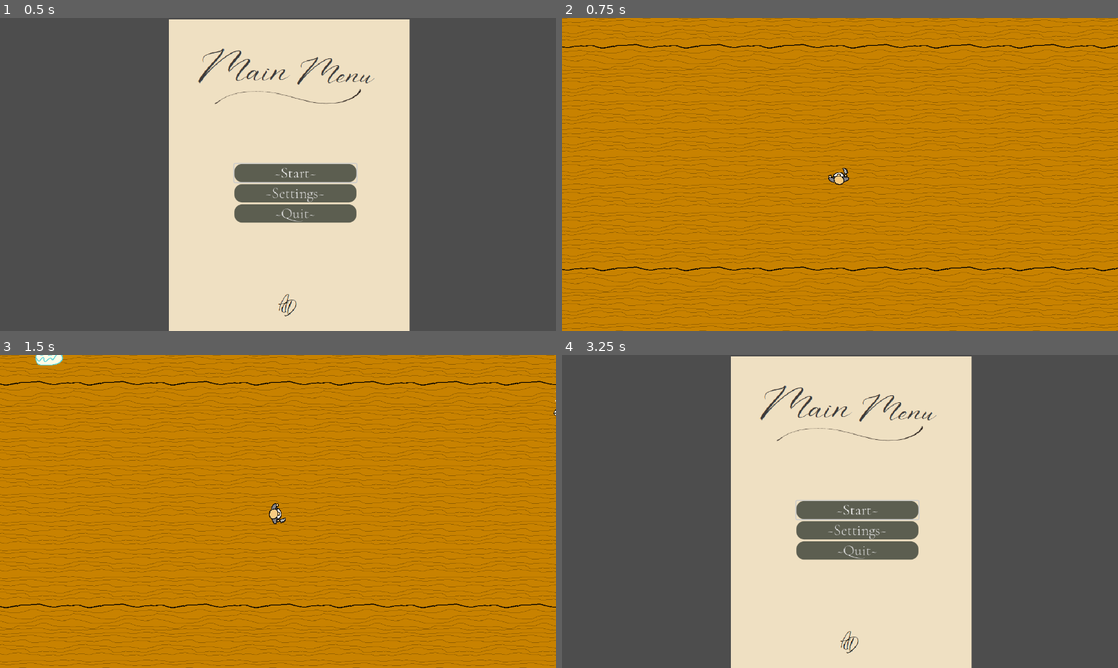
Above: before the commit, frames 1-4 (two rows, left to right).
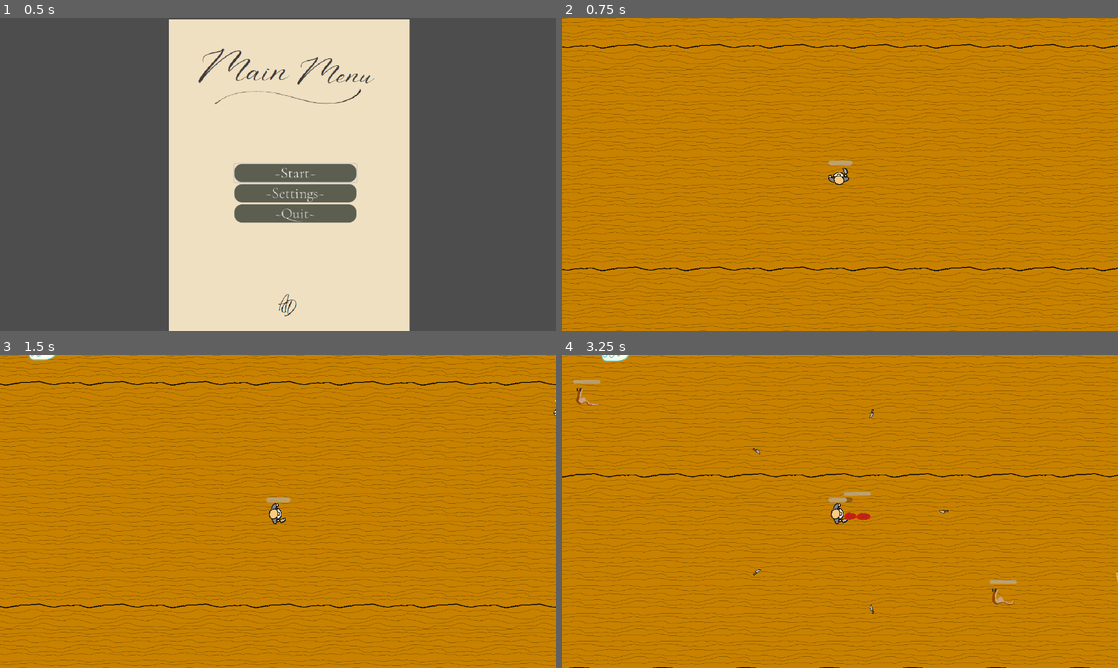
Above: after the commit, the same moments.

Repository: Cbuch/SWE6753
Game: Godot game, scene res://Menus/MenuScenes/MainMenu.tscn
The game is run twice, just before and just after one commit, with the same random seed, the same clock (stepped at 60 frames per second) and the same inputs.
Inputs:
- Up to frame 1 (0.5 s): no input
- Up to frame 2 (0.75 s): click "~Start~" at 0.5 s
- Up to frame 3 (1.5 s): tap Enter at 1.25 s; hold Right (move_right) from 1.28 s (still down)
- Up to frame 4 (3.25 s): release Right (move_right) at 2.03 s; hold Down (move_down) 2.03-2.78 s; hold Right (move_right) from 2.78 s (still down)

Frame 1 is identical in both runs. In frame 2, less than 0.1% of the frame differs, in the area x 47-53%, y 45-48%; in frame 3, 0.2%; in frame 4, 100%, in the area x 0-100%, y 0-100%.
Error before the commit: Parse Error: Expected expression for variable initial value after "=". (res://scripts/projectile_knife.gd:11)

Commit message:
Signing off

Diff:
--- a/getouttathekitchen/Scenes/player.tscn
+++ b/getouttathekitchen/Scenes/player.tscn
@@ -54,6 +54,7 @@
 collision_mask = 2
 script = ExtResource("1_cbhve")
 _stat_player_amount = 4.0
+_stat_player_damage = 50.0
 _current_weapons = [NodePath("Weapon_Knife")]
 metadata/_edit_group_ = true
 
@@ -73,5 +74,12 @@
 [node name="CollisionShape2D" type="CollisionShape2D" parent="Area2D"]
 shape = SubResource("CapsuleShape2D_vgqql")
 
+[node name="HealthBar" type="ProgressBar" parent="."]
+offset_left = -27.0
+offset_top = -32.0
+offset_right = 29.0
+offset_bottom = -21.0
+show_percentage = false
+
 [connection signal="area_entered" from="Area2D" to="." method="_on_area_2d_area_entered"]
 [connection signal="body_entered" from="Area2D" to="." method="_on_area_2d_body_entered"]
--- a/getouttathekitchen/Scenes/projectile_knife.tscn
+++ b/getouttathekitchen/Scenes/projectile_knife.tscn
@@ -95,10 +95,10 @@
 
 [sub_resource type="AnimationLibrary" id="AnimationLibrary_x8bec"]
 _data = {
-"Knife_disappear": SubResource("Animation_42e7f"),
-"Knife_flip_down": SubResource("Animation_ayc4p"),
-"Knife_flip_up": SubResource("Animation_dtyk7"),
-"RESET": SubResource("Animation_1rdc3")
+&"Knife_disappear": SubResource("Animation_42e7f"),
+&"Knife_flip_down": SubResource("Animation_ayc4p"),
+&"Knife_flip_up": SubResource("Animation_dtyk7"),
+&"RESET": SubResource("Animation_1rdc3")
 }
 
 [node name="projectile_knife" type="Node2D"]
@@ -120,5 +120,5 @@
 
 [node name="AnimationPlayer" type="AnimationPlayer" parent="."]
 libraries = {
-"": SubResource("AnimationLibrary_x8bec")
+&"": SubResource("AnimationLibrary_x8bec")
 }
--- a/getouttathekitchen/level_1.tscn
+++ b/getouttathekitchen/level_1.tscn
@@ -111,9 +111,6 @@
 tile_size = Vector2i(64, 64)
 sources/0 = SubResource("TileSetAtlasSource_hbghi")
 
-[sub_resource type="Resource" id="Resource_hbghi"]
-metadata/__load_path__ = "res://player.tscn"
-
 [node name="Node2D" type="Node2D"]
 
 [node name="Ground" type="TileMapLayer" parent="."]
--- a/getouttathekitchen/project.godot
+++ b/getouttathekitchen/project.godot
@@ -12,7 +12,7 @@
 
 config/name="GetOuttaTheKitchen"
 run/main_scene="res://Menus/MenuScenes/MainMenu.tscn"
-config/features=PackedStringArray("4.3", "Forward Plus")
+config/features=PackedStringArray("4.4", "Forward Plus")
 config/icon="res://icon.svg"
 
 [display]
--- a/getouttathekitchen/scripts/mob.gd
+++ b/getouttathekitchen/scripts/mob.gd
@@ -4,7 +4,9 @@
 @export var health = 100
 
 var typing = "blank"
-const SPEED = 350
+const SPEED = 300
+
+var damage = 25
 
 func _ready():
 	healthbar_setup()
@@ -28,8 +30,10 @@
 
 func _on_collision_detector_area_entered(area: Area2D) -> void:
 	if area.is_in_group("projectile"):
-
-		die()
+		health = health - area.get_parent().weapondamage
+		health_update()
+		if health <= 0:
+			die()
 
 func animtype(input: StringName):
 	typing = input
--- a/getouttathekitchen/scripts/player.gd
+++ b/getouttathekitchen/scripts/player.gd
@@ -21,10 +21,12 @@
 @export var _stat_player_speed: float = 0		#6
 
 var stats_array: Array[float] = []
+var health = _stat_health
 #where the weapons should be stored
 @export var _current_weapons: Array [Node]
 # Called when the node enters the scene tree for the first time.
 func _ready() -> void:
+	healthbar_update(health)
 	stats_array = [_stat_player_amount, _stat_player_cd,_stat_player_damage, _stat_player_duration, _stat_player_pierce, _stat_player_size, _stat_player_speed]
 	screen_size = get_viewport_rect().size
 
@@ -73,6 +75,14 @@
 
 func _on_area_2d_body_entered(body: Node2D) -> void:
 	if(body.is_in_group("mobs")):
-		hide ()
-		hit.emit()
-		$CollisionShape2D.set_deferred("disabled", true)
+		var damage = body.damage
+		if (health - damage > 0):
+			health -= damage
+			healthbar_update(health)
+		else:
+			hide ()
+			hit.emit()
+			$CollisionShape2D.set_deferred("disabled", true)
+
+func healthbar_update(health):
+	$HealthBar.value = health
--- a/getouttathekitchen/scripts/projectile_knife.gd
+++ b/getouttathekitchen/scripts/projectile_knife.gd
@@ -6,9 +6,11 @@
 @export var deceleration_range: float = 50.0  # Increased range
 @export var base_size: float = .35
 
-var player_scene = preload("res://scripts/player.gd").instance()
-var damage = player_scene.get_node("")
-var damage =
+#Not sure what happened here, but I'm hardcoding damage for now
+#var player_scene = load("res://Scenes/player.tscn")
+#var player_instance = player_scene.instantiate()
+#var player = player_instance.get_node("Player")
+var weapondamage = 50
 
 #stuff for flipping and such
 var going_up = true
Binary file added: getouttathekitchen/PlayerSprite.png
Not shown, added: getouttathekitchen/PlayerSprite.png.import
Not shown: 1 places in getouttathekitchen/Scenes/level_1.tscn that only renumber resources
Not shown: 1 places in getouttathekitchen/Scenes/player.tscn that only renumber resources
Not shown: 1 places in getouttathekitchen/Scenes/weapon_knife.tscn that only renumber resources
Not shown, changed: getouttathekitchen/fonts/Corleone.ttf.import
Not shown, changed: getouttathekitchen/fonts/CorleoneDue.ttf.import
Not shown, changed: getouttathekitchen/fonts/CormorantGaramond-Italic-VariableFont_wght.ttf.import
Not shown, changed: getouttathekitchen/fonts/CormorantGaramond-VariableFont_wght.ttf.import
Not shown, changed: getouttathekitchen/fonts/Italiana-Regular.ttf.import
Not shown: 1 places in getouttathekitchen/level_1.tscn that only renumber resources
Not shown, added: getouttathekitchen/GetOuttaTheKitchen.console.exe
(and 2 more such lines)
